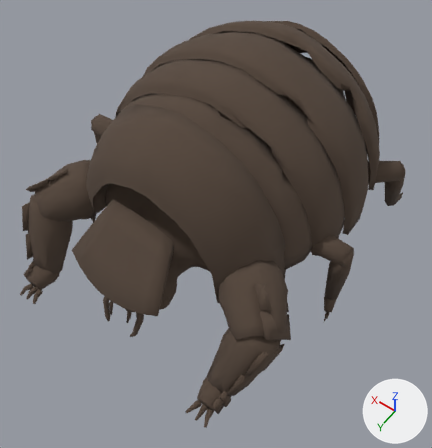
An edit to the glTF model content/art/models/freight_beetle.lod1.glb, drawn before and after from the same camera.
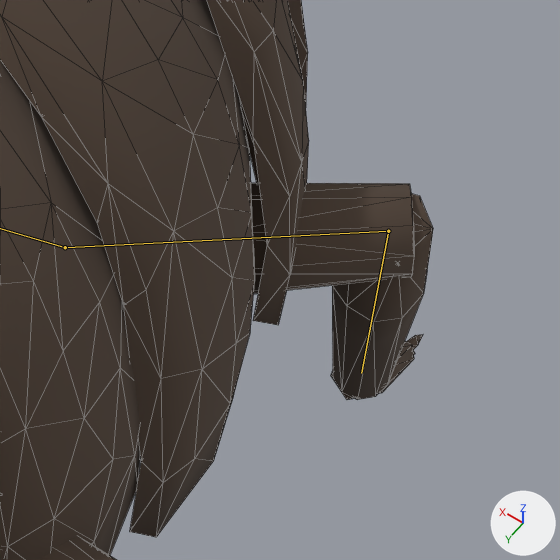
Each version is shown whole from a camera (50 mm lens) standing at (-1.57, 2.24, 3.54) and looking at (-0.16, 0.27, 0.44), then close up on the part from 73% to 100% of the width and 27% to 53% of the height. Lighting does not change. The marker at lower right points along +X, +Y and +Z. The older version's two pictures come first. Both versions are drawn at frame 48 of the action 'idle'; the numbers are the values there. The bones that change, and the others that lie on the model, are drawn over the model as lines in the close-ups. The close-ups show mesh edges as thin lines.

In view in the first close-up: 'legs', 'shell'.
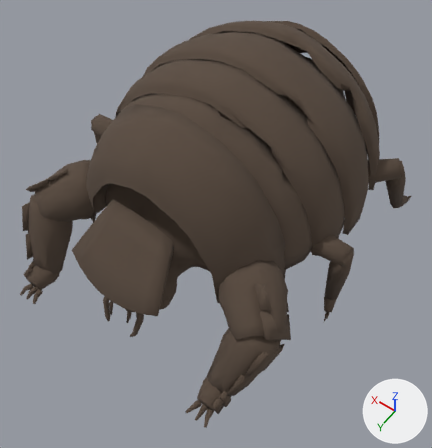
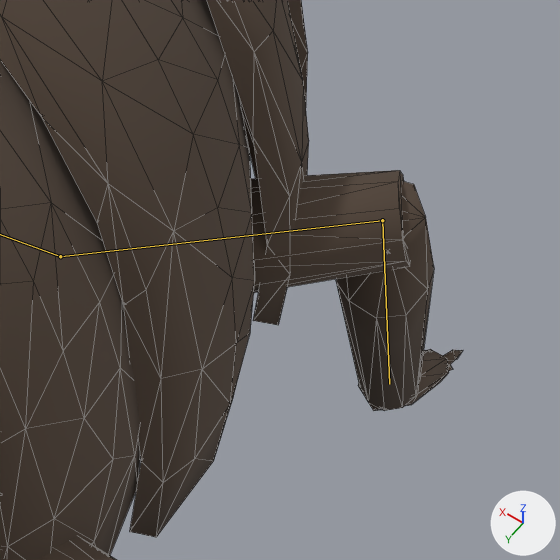
What differs and where, as boxes [x1, y1, x2, y2] in the close-ups (560 x 560 px):
'legs', posed
    before: [38, 183, 433, 560]
    after: [38, 170, 463, 560]
bone 'hind_l_02', root to tip
    before: (65, 247) to (388, 231)
    after: (60, 256) to (382, 220)
bone 'hind_l_03', root to tip
    before: (388, 231) to (361, 373)
    after: (382, 220) to (389, 384)

The change in detail:
Bone 'hind_l_01' (bone_hind_l_01) turns from (0, 0, 0) to (0, 0, -5) degrees about its own x, y and z.
Bone 'hind_l_02' (bone_hind_l_02) turns from (-3, 2, 1) to (5, -3, -2) degrees about its own x, y and z.
Bone 'hind_l_03' (bone_hind_l_03) turns from (0, 2, -4) to (-1, 4, -9) degrees about its own x, y and z.
